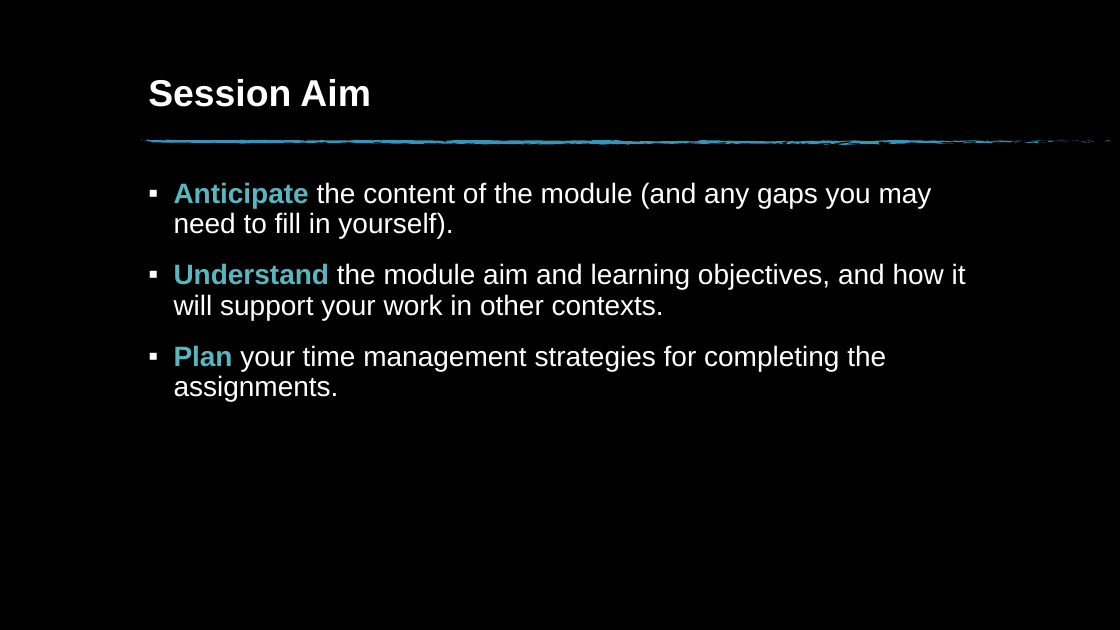
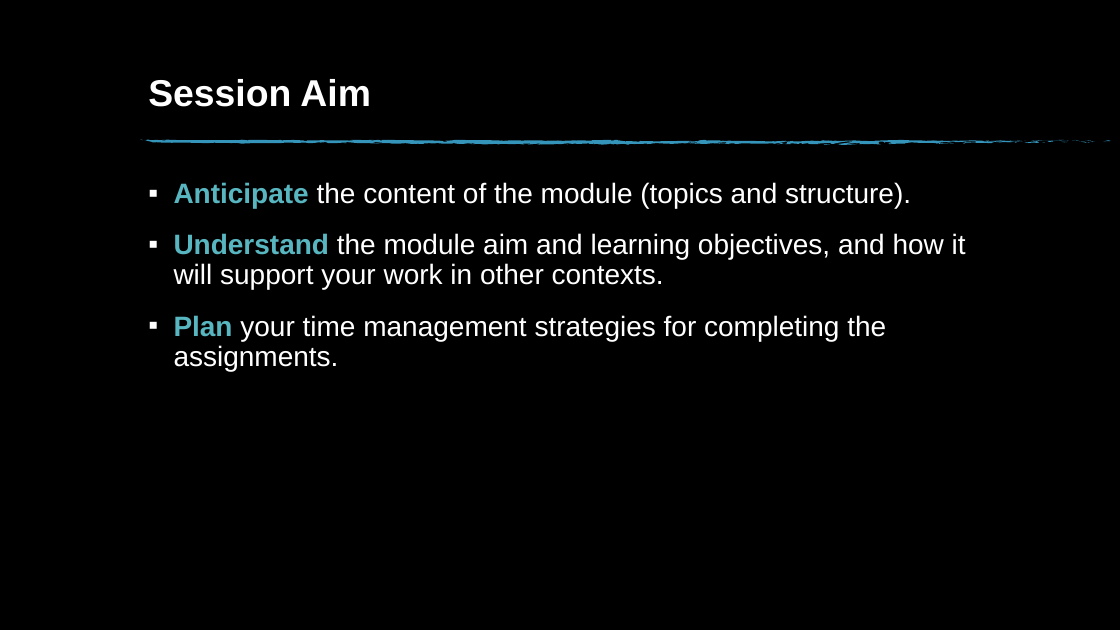
Before and after one commit to Falmouth-Games-Academy/bsc-course-materials, a slide deck: slide 2 of COMP270/01/2020-21-COMP270-01-induction-materials.pptx. Drawn at 1120x630 pixels with LibreOffice and Linux fonts; fonts in the diff are those of the drawing; background and template pictures are left out. Boxes give left, top, right and bottom in pixels: in the first picture for what was removed or moved away, otherwise in the second. Text is boxed around its words. In the diff, an @@ line names an element or a change of style, - is before the commit and + after.

```diff
--- a/COMP270/01/2020-21-COMP270-01-induction-materials.pptx
+++ b/COMP270/01/2020-21-COMP270-01-induction-materials.pptx
@@ text at <box>174,182,911,208</box>: text changed @@
-▪ Anticipate the content of the module (and any gaps you may need to fill in yourself).
+▪ Anticipate the content of the module (topics and structure).
```
Also in this commit, not shown: 5 other slides changed, 3 slides removed, 1 other file.
